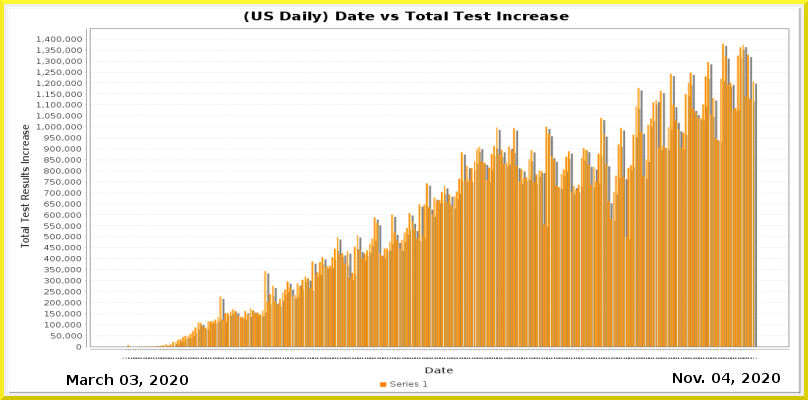
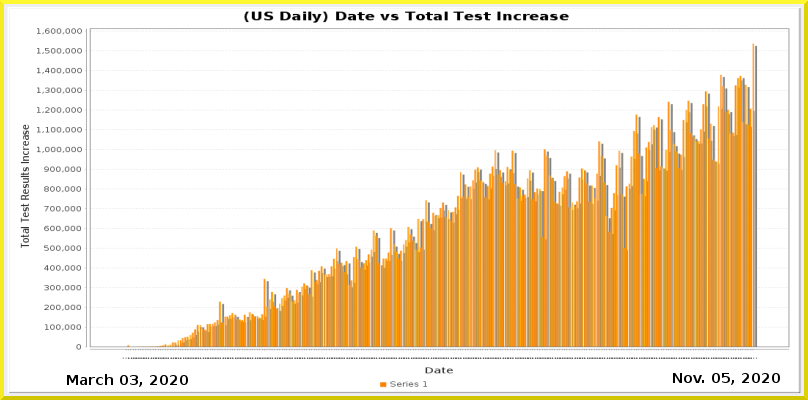
Two versions of the same layered image (w=808, h=400). Layer-by-layer changes:
painted on "Current Date" over [722, 373, 730, 383]
painted on "Date_vs_TestIncrease.png" over [37, 28, 788, 359]
